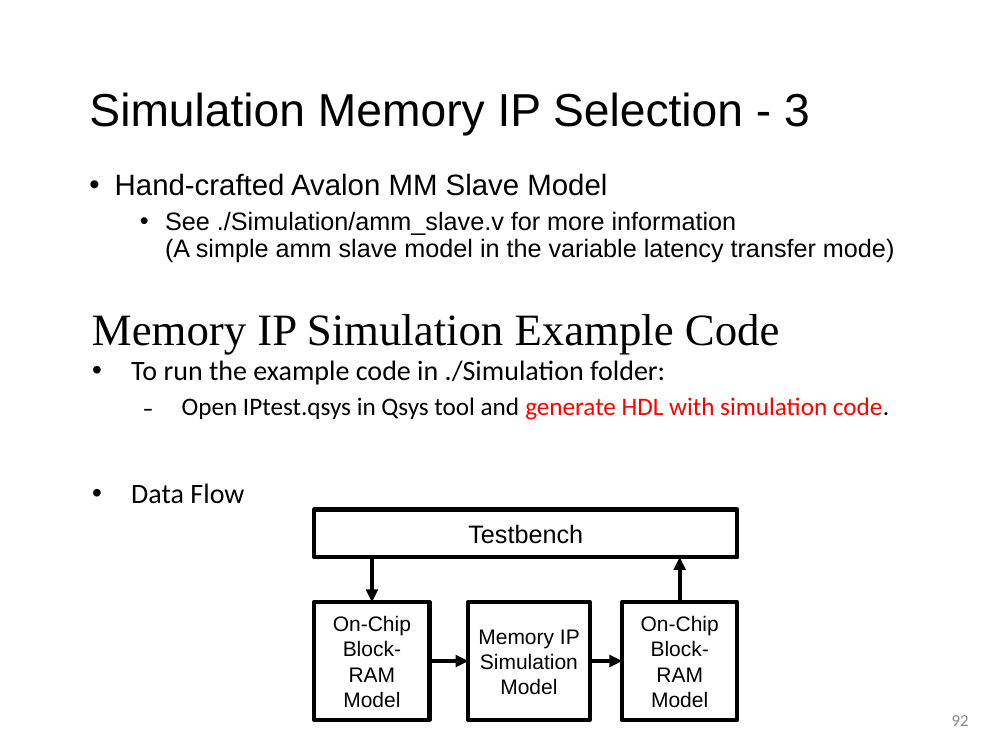
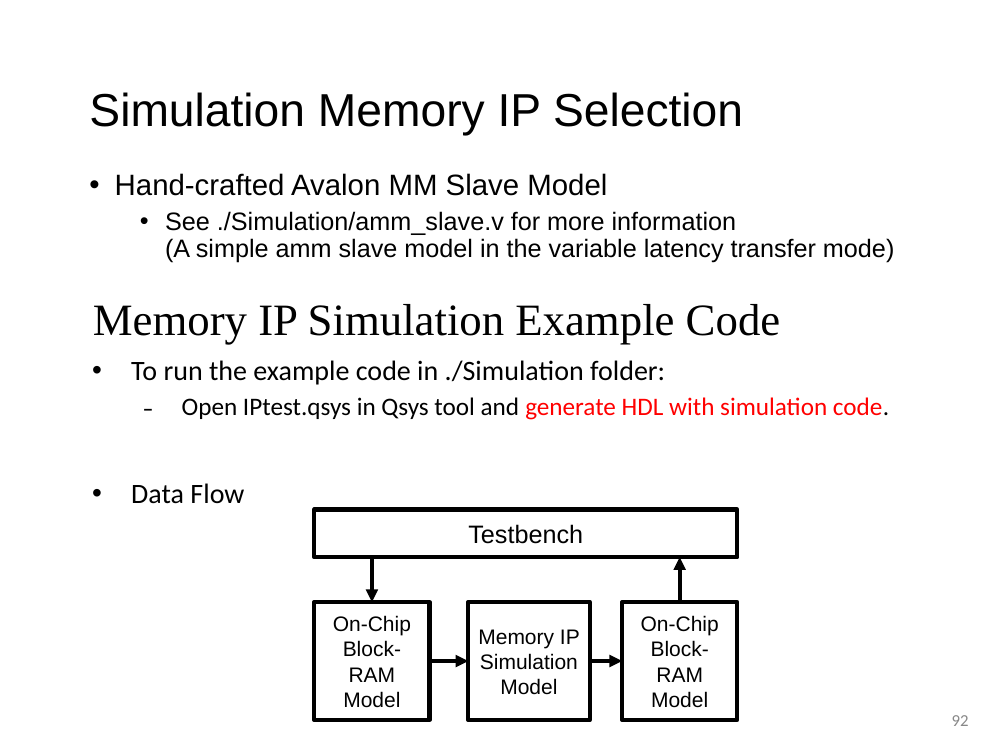
Before and after one commit to shihjimmy/riffa, a slide deck: slide 92 of RIFFA_tutorial_2025.pptx. Drawn at 1008x756 pixels with LibreOffice and Linux fonts; fonts in the diff are those of the drawing; background and template pictures are left out. Boxes give left, top, right and bottom in pixels: in the first picture for what was removed or moved away, otherwise in the second. Text is boxed around its words. In the diff, an @@ line names an element or a change of style, - is before the commit and + after.

```diff
--- a/RIFFA_tutorial_2025.pptx
+++ b/RIFFA_tutorial_2025.pptx
@@ text at bbox=[89, 92, 743, 136]: text changed @@
-Simulation Memory IP Selection - 3
+Simulation Memory IP Selection
@@ title "Memory IP Simulation Example Code": place and size @@
-title "Memory IP Simulation Example Code" at bbox=[92, 314, 780, 354]
+title "Memory IP Simulation Example Code" at bbox=[93, 304, 781, 344]
```
Also in this commit, not shown: 40 other slides changed, 1 slide added, 2 slides removed.
